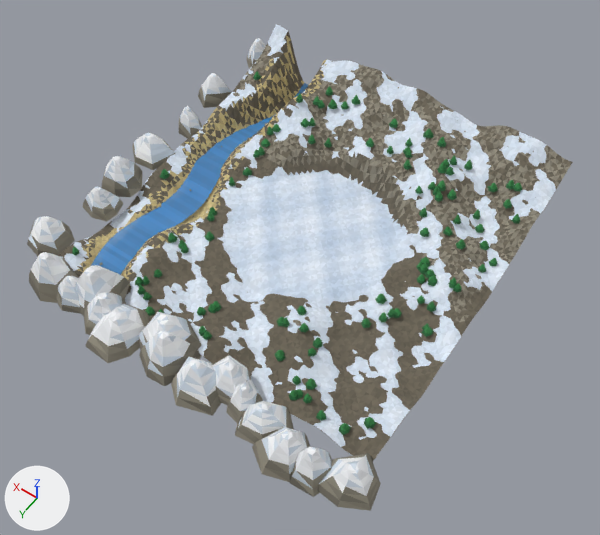
An edit to the glTF model game/public/models/river_landscape.glb, drawn before and after from the same camera.
Camera for both pictures: a 50 mm lens placed at (-67.0, 99.7, 140.1), pointed at (-3.2, 10.3, -0.4). Lighting does not change. The marker at lower left points along +X, +Y and +Z. The older version comes first. Vertices at exactly the same position are counted once.

Before the edit, the objects in view are built like this:
```python
me_riverlandscape = bpy.data.meshes.new('RiverLandscape')
me_riverlandscape.from_pydata(...)  # 19492 vertices, 35537 faces; spans x -44.6..51.1, y -42.2..52.8, z -2.6..13.7
# faces by material slot: [22280, 160, 13097]
me_riverlandscape.materials.append(mat_landscape)
me_riverlandscape.materials.append(mat_water)
me_riverlandscape.materials.append(mat_snow)
ob_riverlandscape = bpy.data.objects.new('RiverLandscape', me_riverlandscape)
ob_riverlandscape.location = (0.0, 0.0, 0.0)
```
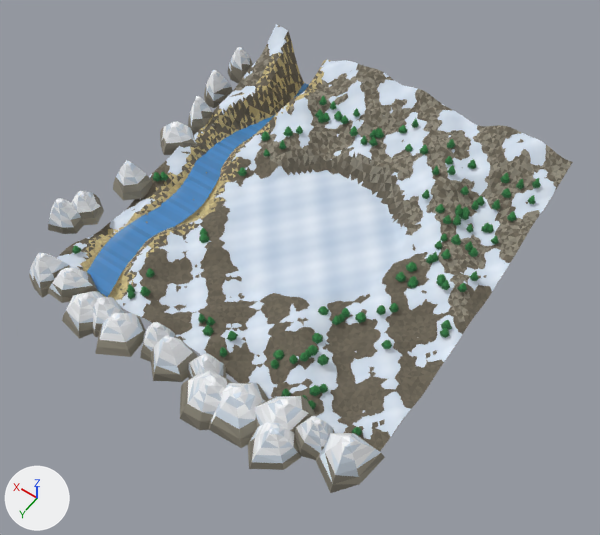
Changed parts and their boxes [x1, y1, x2, y2] in the pictures (600 x 535 px; the box of a moved part takes in the faces that stretch with it):
'RiverLandscape', reshaped
    before: [27, 24, 573, 511]
    after: [29, 24, 573, 493]
part 1 of me_riverlandscape, moved or reshaped
    before: [305, 382, 317, 390]
    after: [476, 200, 485, 206]
part 2 of me_riverlandscape, moved or reshaped
    before: [308, 378, 314, 384]
    after: [478, 196, 483, 200]
part 3 of me_riverlandscape, moved or reshaped
    before: [317, 104, 325, 108]
    after: [468, 251, 478, 257]
part 4 of me_riverlandscape, moved or reshaped
    before: [447, 193, 457, 200]
    after: [307, 353, 312, 358]
part 5 of me_riverlandscape, moved or reshaped
    before: [445, 170, 454, 176]
    after: [405, 147, 413, 151]
part 6 of me_riverlandscape, moved or reshaped
    before: [325, 91, 333, 96]
    after: [507, 215, 516, 221]
part 7 of me_riverlandscape, moved or reshaped
    before: [27, 38, 544, 511]
    after: [29, 47, 544, 493]
part 8 of me_riverlandscape, recoloured
    before: [29, 24, 573, 511]
    after: [33, 24, 573, 493]

The change, as a list of edits to the scene's bpy script:
```text
Change me_riverlandscape:
    used by ob_riverlandscape; location = (0.0, 0.0, 0.0)
    remove me_riverlandscape.from_pydata(...)  # 19492 vertices, 35537 faces; spans x -44.6..51.1, y -42.2..52.8, z -2.6..13.7
    add me_riverlandscape.from_pydata(...)  # 19492 vertices, 35537 faces; spans x -41.3..50.1, y -40.0..53.1, z -2.6..13.7
    me_riverlandscape part 1: the loose piece of 7 vertices spanning x -23.2..-21.0, y 31.9..34.2, z 0.9..2.2 is multiplied about its middle by the matrix ((0.367, -0.862, 0.024), (0.862, 0.368, 0.014), (-0.022, 0.017, 0.937)), then moved by (-5.2, -56.8, 4.3)
    me_riverlandscape part 2: the loose piece of 7 vertices spanning x -22.6..-21.4, y 32.4..33.7, z 2.2..3.1 is multiplied about its middle by the matrix ((-0.414, 0.777, 0.071), (-0.78, -0.412, -0.041), (-0.002, -0.082, 0.879)), then moved by (-5.2, -56.8, 4.1)
    me_riverlandscape part 3: the loose piece of 7 vertices spanning x 16.3..18.1, y -27.9..-25.8, z 8.1..9.2 is turned -108.2 degrees about the z axis through its middle and scaled by 1.05, then moved by (-49.7, 15.3, -4.5)
    me_riverlandscape part 4: the loose piece of 7 vertices spanning x -23.0..-20.5, y -21.7..-19.7, z 6.4..7.7 is turned 84.5 degrees about the z axis through its middle and scaled by 0.764, then moved by (3.8, 49.1, -4.6)
    me_riverlandscape part 5: the loose piece of 7 vertices spanning x -19.8..-17.6, y -25.4..-23.5, z 8.9..9.9 is turned 28.4 degrees about the z axis through its middle and scaled by 0.933, then moved by (11.6, -2.3, -1.3)
    me_riverlandscape part 6: the loose piece of 7 vertices spanning x 16.6..18.6, y -31.7..-29.9, z 9.1..10.3 is turned -115.8 degrees about the z axis through its middle and scaled by 1.02, then moved by (-52.7, 7.7, -3.1)
    me_riverlandscape part 7: 4580 of 19492 vertices moved; they spanned x -44.6..51.1, y -42.2..52.8, z -2.4..13.6 and now span x -41.3..50.1, y -40.0..53.1, z -2.5..13.7; mean shift (-3.4, -1.7, 0.1); largest move (15.3, 38.6, 0.9) -> (-37.6, -27.6, 8.8)
    me_riverlandscape part 8: 28143 kept faces spanning x -41.3..49.4, y -40.0..53.1, z -2.6..13.7 get new vertex colours
    other edits to the shape of me_riverlandscape do not show in these pictures
```
